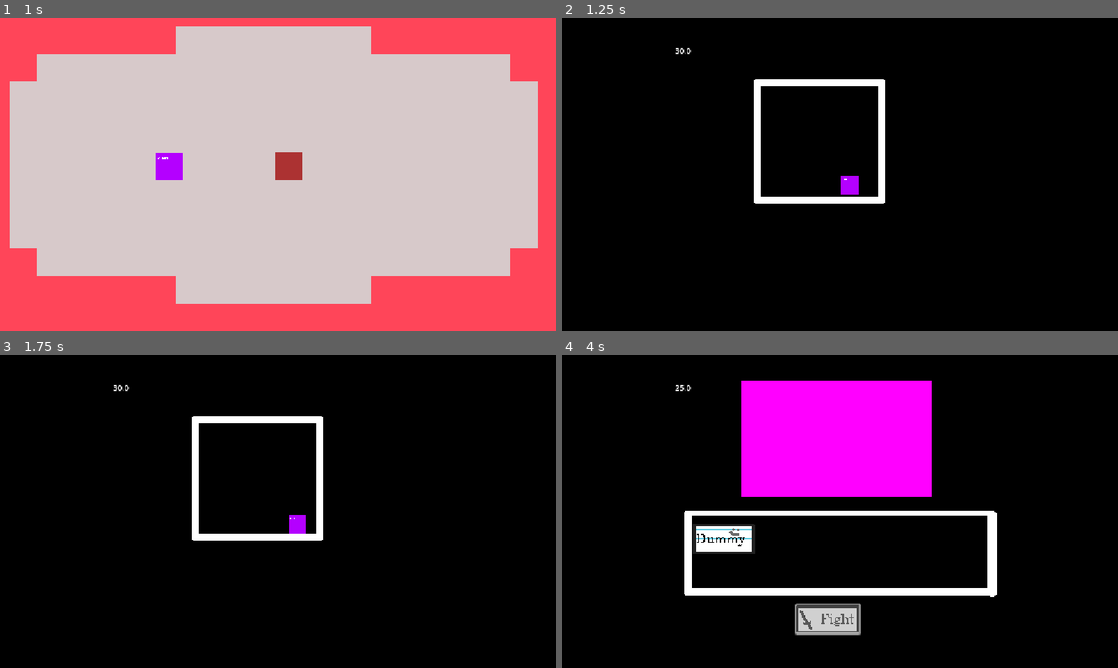
Above: before the commit, frames 1-4 (two rows, left to right).
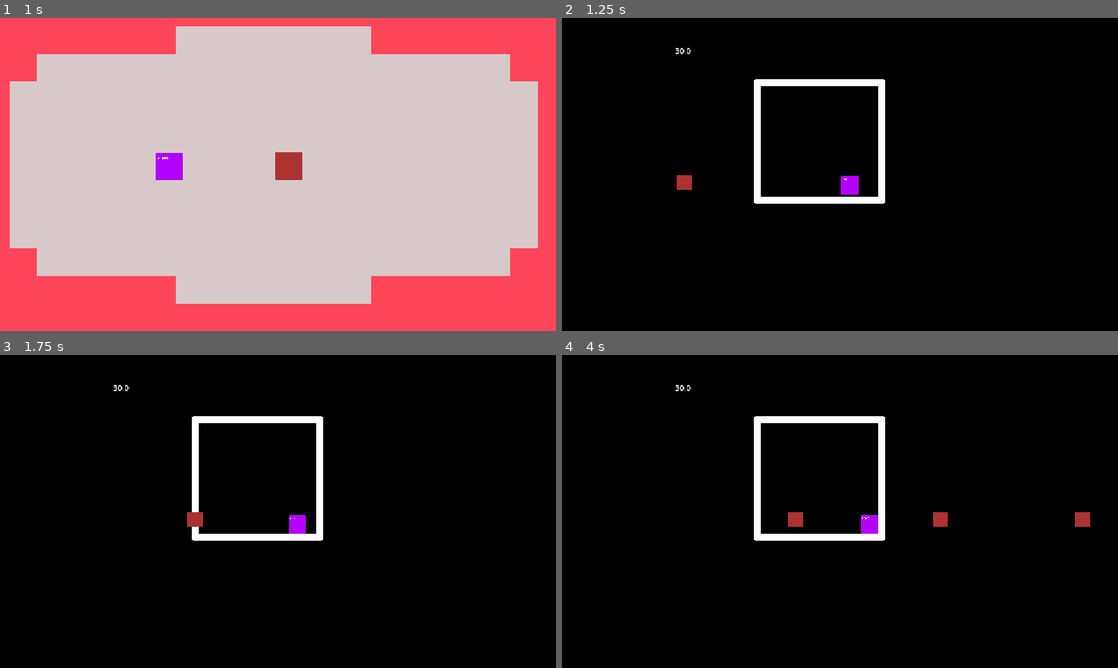
Above: after the commit, the same moments.

Repository: Papyrustheskeleton/Game
Game: Godot game, scene res://levels/level_2.tscn
Same seed, same stepped clock (60 frames per second), same inputs: the game is played once before the commit and once after it. This scene is started directly instead of the project's main scene.
Inputs (mouse positions are in pixels of both pictures, inside the frame that each line leads up to):
- Up to frame 1 (1 s): hold Right (right) from 0.53 s (still down)
- Up to frame 2 (1.25 s): keep holding Right (right)
- Up to frame 3 (1.75 s): release Right (right) at 1.28 s; hold Down (down) from 1.28 s (still down)
- Up to frame 4 (4 s): release Down (down) at 2.03 s; hold Right (right) 2.03-2.75 s; click (828, 617) at 2.77 s; click (723, 539) at 3.52 s

Frame 1 is identical in both runs. In frame 2, 0.1% of the frame differs, in the area x 20-24%, y 50-55%; in frame 3, 0.1%; in frame 4, 19%, in the area x 20-95%, y 8-90%.

Commit message:
Battle is completly working

Diff:
--- a/scripts/battle1.gd
+++ b/scripts/battle1.gd
@@ -8,7 +8,7 @@
 @onready var enemy = $Enemy
 @onready var player = $Box/player
 @export var attack1 : PackedScene
-@onready var attack = attack1.instantiate()
+@onready var attack
 @onready var fight = $Fight
 @export var txt_spd = 0.01
 @export var delay: float = 3
@@ -21,10 +21,11 @@
 @onready var player_Atk = player_stats.Atk
 @onready var player_Def = player_stats.Def
 @onready var dmg = player_Atk - enemy_Def
+@onready var finished
 
 
 func _ready() -> void:
-	current_turn = 1
+	current_turn = 0
 	textbox.visible = false
 	Fight.visible = false
 	enemy.visible = false
@@ -36,13 +37,23 @@
 
 func start_attack():
 	var center = $Center
+	attack = attack1.instantiate()
 	attack.position = center.position
 	add_child(attack)
+	finished = attack.finished
+
 
 func _process(delta: float) -> void:
-	var finished = attack.finished
+	if attack != null:
+		finished = attack.finished
 	enemy_text.text = str(enemy_Hp)
+	if attack == null:
+		print("attack is null")
+	if finished and current_turn == 1:
+		finished = false
 	match current_turn:
+		5:
+			pass
 		4:
 			pass
 		3:
@@ -58,15 +69,20 @@
 
 	if finished and current_turn == 3:
 		current_turn = 1
+	if enemy_Hp < 0:
+		current_turn = 5
+		end_battle()
 func menu():
 	current_turn = 2
 	box.visible = false
 	textbox.visible = true
 	enemy.visible = true
 	fight.visible = true
+	nameplate.visible = false
+	text.visible = true
+	text.visible_characters = 0
 	await get_tree().create_timer(0.05).timeout
 	text.text = message
-	text.visible_characters = 0
 	for i in range(message.length()):
 		text.visible_characters +=1
 		await get_tree().create_timer(txt_spd).timeout
@@ -79,13 +95,21 @@
 	start_attack()
 
 
-func _on_fight_pressed() -> void:
+func _on_fight_pressed() -> void:#fight button pressed
 	text.visible = false
 	nameplate.visible = true
 
-func _on_dummyname_pressed() -> void: #this is when the player choosed to attack
+func _on_dummyname_pressed() -> void: #this is when the player chooses to attack
 	print("clicked")
 	if player_Atk > enemy_Def:
 		enemy_Hp -= dmg
 	await get_tree().create_timer(delay).timeout
 	current_turn = 0
+
+
+func end_battle():
+	enemy.visible = false
+	enemy_Hp = 0
+	text.text = "you win"
+	await get_tree().create_timer(delay).timeout
+	get_tree().change_scene_to_file("res://levels/level_3.tscn")
Not shown, changed: export_presets.cfg
